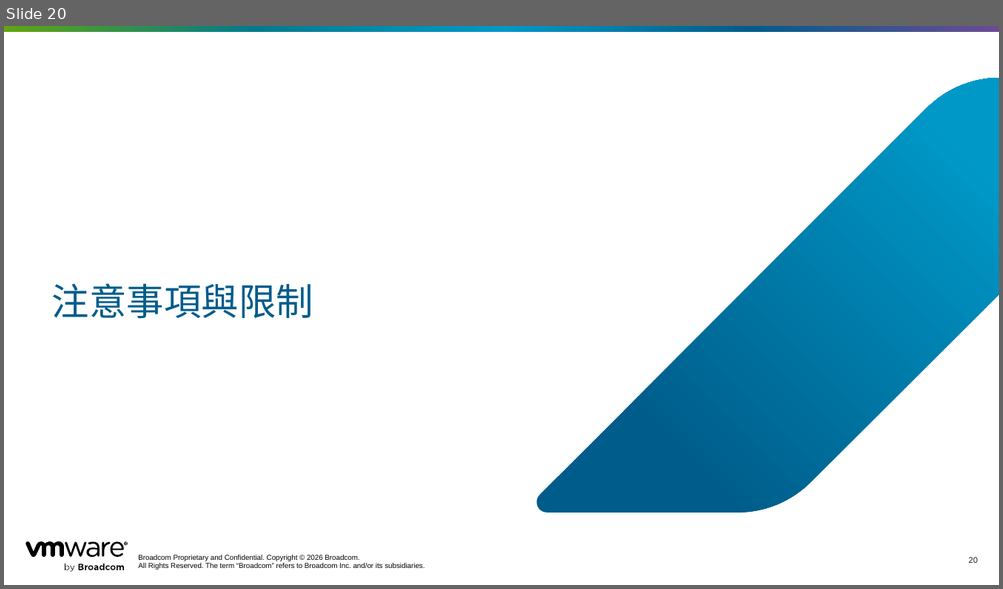
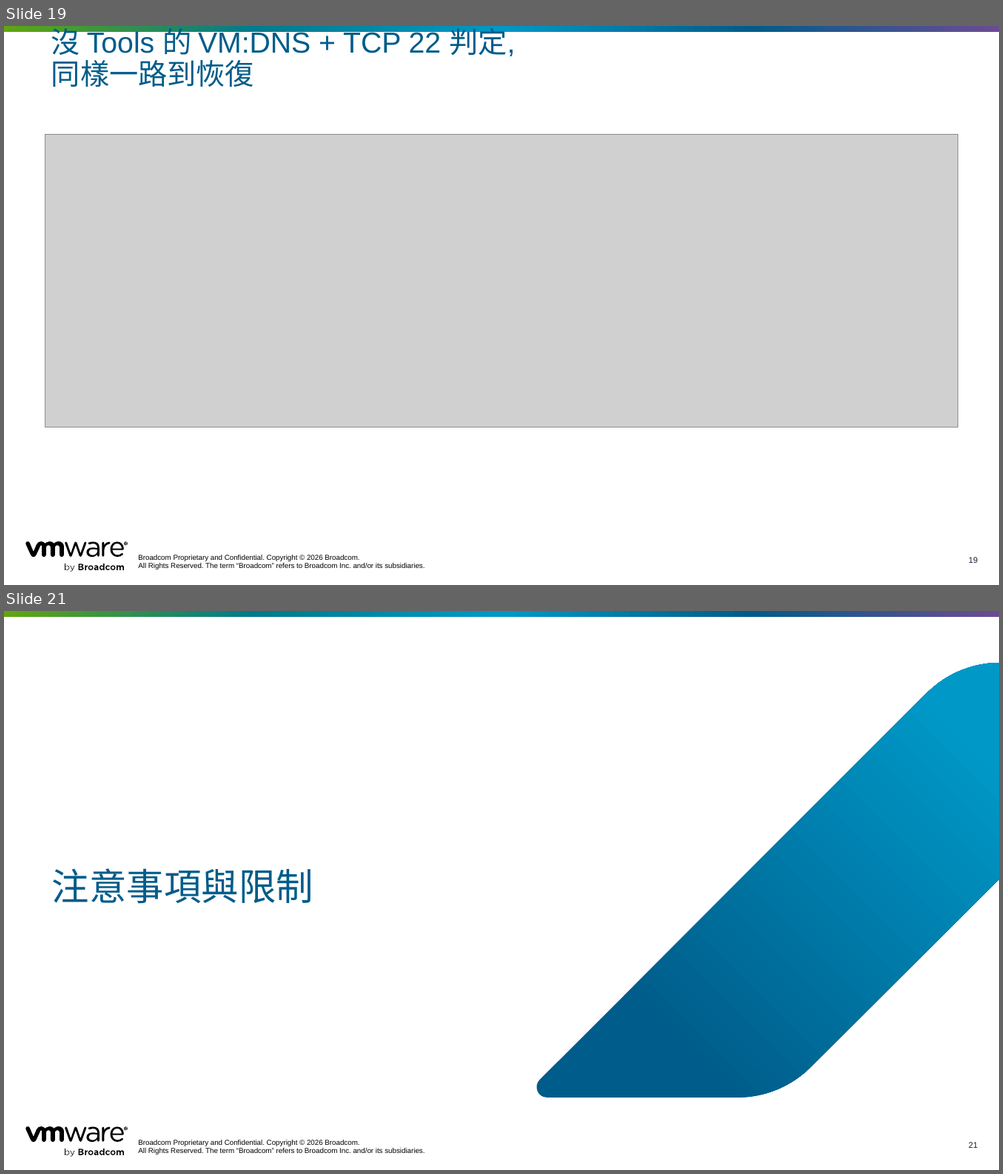
Before and after one commit to kostenyang/watch-vmhealth, a slide deck: docs/Watch-VMHealth-服務VM自動重開工具.pptx. Shown one above the other, each under a label of ours: slide 20 before the commit, slides 19 and 21 after it; the slides between them are not shown. The pictures are 1003x589 and 1003x1174 pixels, drawn with LibreOffice and Linux fonts; fonts in the diff are those of the drawing; grey boxes stand for pictures. Boxes give left, top, right and bottom in pixels: in the first picture for what was removed or moved away, otherwise in the second. Text is boxed around its words. In the diff, an @@ line names an element or a change of style, - is before the commit and + after.

```diff
--- a/docs/Watch-VMHealth-服務VM自動重開工具.pptx
+++ b/docs/Watch-VMHealth-服務VM自動重開工具.pptx
@@ slide 19 added at [4, 26, 999, 585], background #FFFFFF; not listed: 20 template elements that a slide beside it also shows @@
@@ title added at [51, 26, 515, 87], 28 pt, text #005C8A @@
+沒 Tools 的 VM:DNS + TCP 22 判定,同樣一路到恢復
@@ picture added at [45, 134, 958, 427] @@
@@ what was slide 20 is now slide 21 @@
@@ page number at [968, 1142, 977, 1148]: text changed @@
-20
+21
```
Also in this commit, not shown: 5 slides changed, 3 other files.
